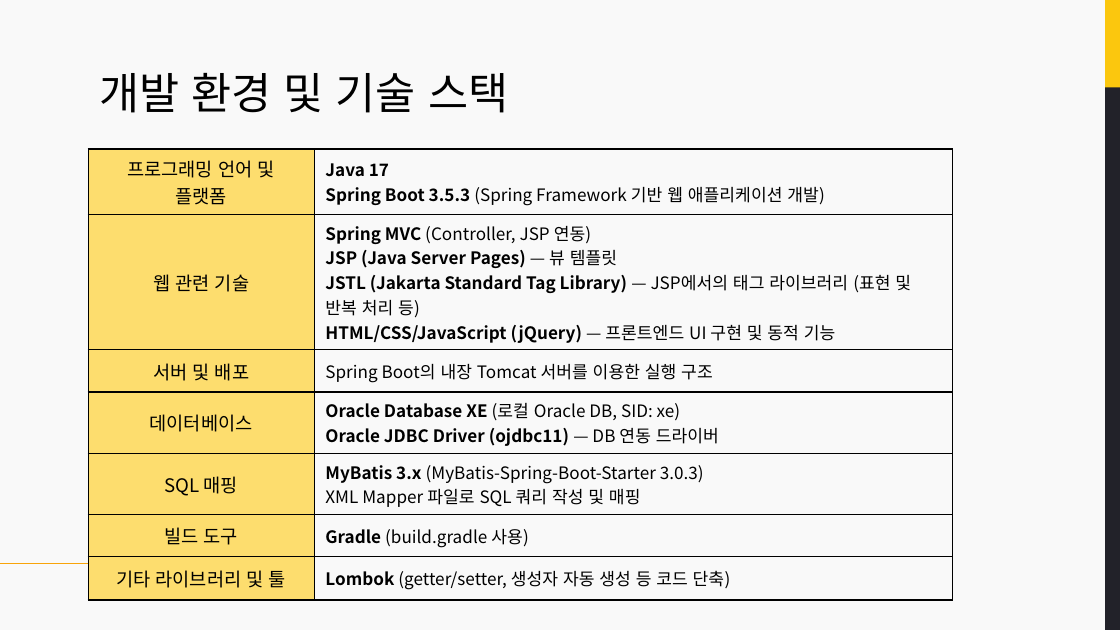
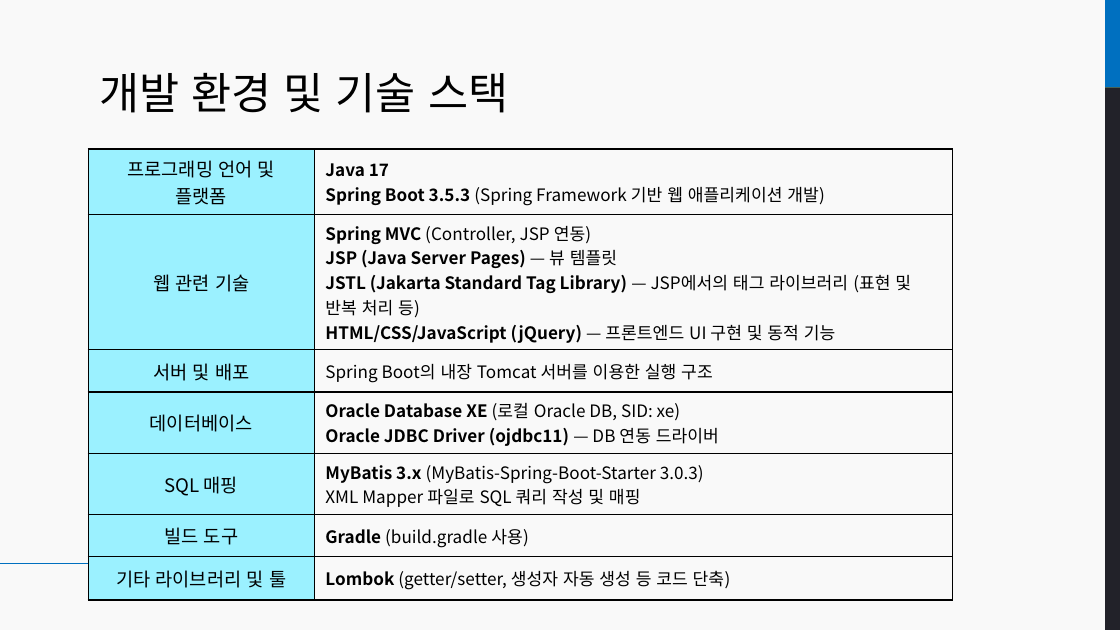
Before and after one commit to petersonahn/parking_system, a slide deck: slide 6 of Report_File/project1_result.pptx. Drawn at 1120x630 pixels with LibreOffice and Linux fonts; fonts in the diff are those of the drawing. Boxes give left, top, right and bottom in pixels: in the first picture for what was removed or moved away, otherwise in the second. Text is boxed around its words. In the diff, an @@ line names an element or a change of style, - is before the commit and + after.

```diff
--- a/Report_File/project1_result.pptx
+++ b/Report_File/project1_result.pptx
@@ rectangle added at box(1105, 0, 1120, 87), fill #0070C0 @@
@@ table at box(88, 149, 953, 594) @@
@@ fill #FDDD6E to #9BF1FF in 7 cells @@
@@ arrow (0, 563) - (140, 563): stroke #F8A40A 0.75 pt to #0070C0 0.75 pt @@
```
Also in this commit, not shown: 17 other slides changed.
